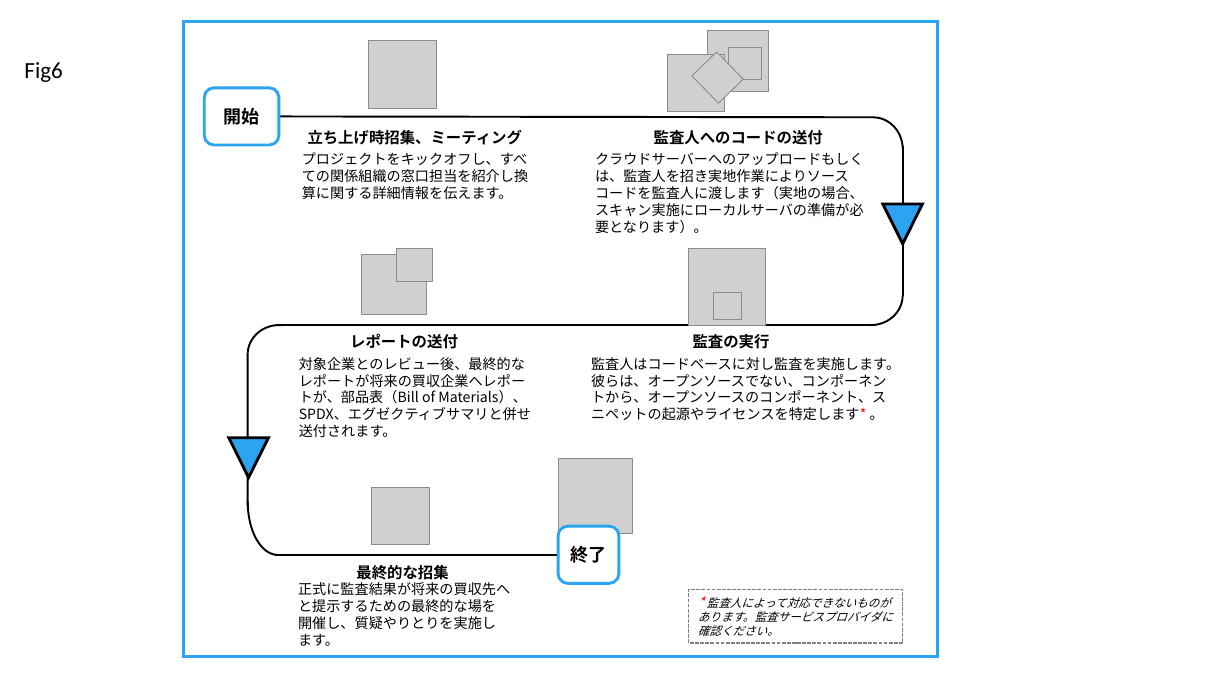
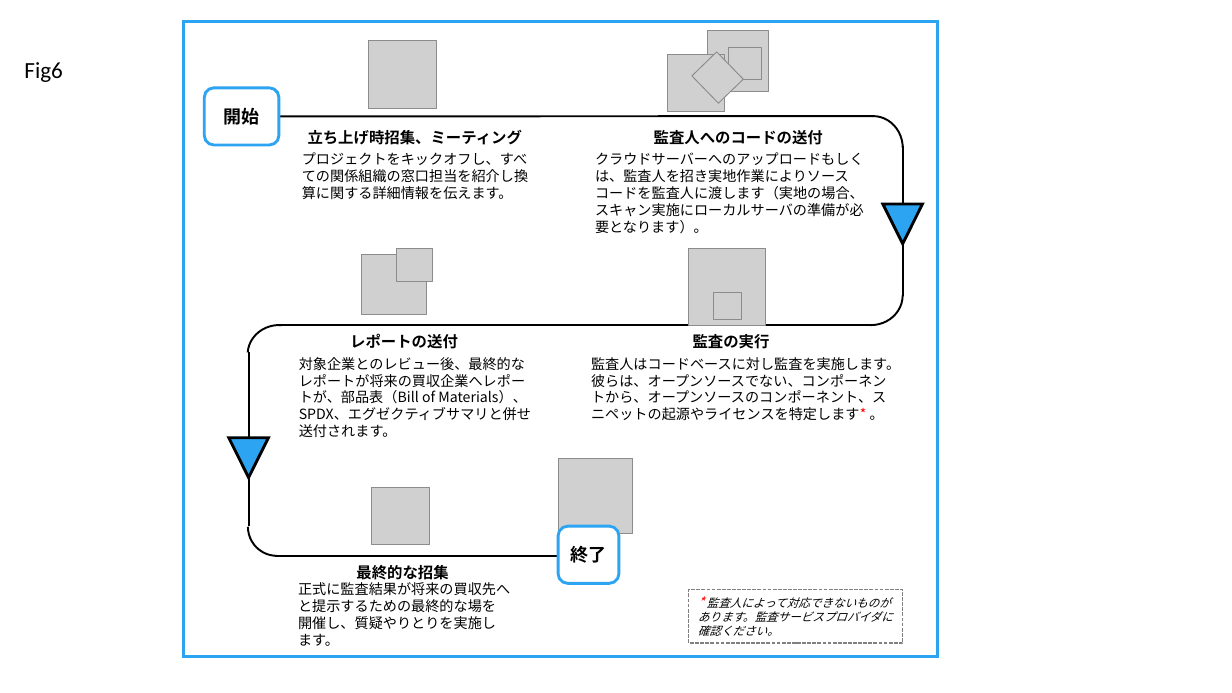
Before and after one commit to lf-j/OpenChain-Trans_FOR_TEAM, a slide deck: slide 9 of misc/Figures_M&A_paper_JP.pptx. Drawn at 1232x693 pixels with LibreOffice and Linux fonts; fonts in the diff are those of the drawing; grey boxes stand for pictures. Boxes give left, top, right and bottom in pixels: in the first picture for what was removed or moved away, otherwise in the second. Text is boxed around its words. In the diff, an @@ line names an element or a change of style, - is before the commit and + after.

```diff
--- a/misc/Figures_M&A_paper_JP.pptx
+++ b/misc/Figures_M&A_paper_JP.pptx
@@ line moved from (248, 352) - (248, 506) to (249, 352) - (249, 526) @@
@@ arc (boxed as its full ellipse) at (248, 498, 306, 556): mirrored; rotation 180 to 270 degrees @@
```
Also in this commit, not shown: 4 other slides changed, 1 slide added, 2 other files.
